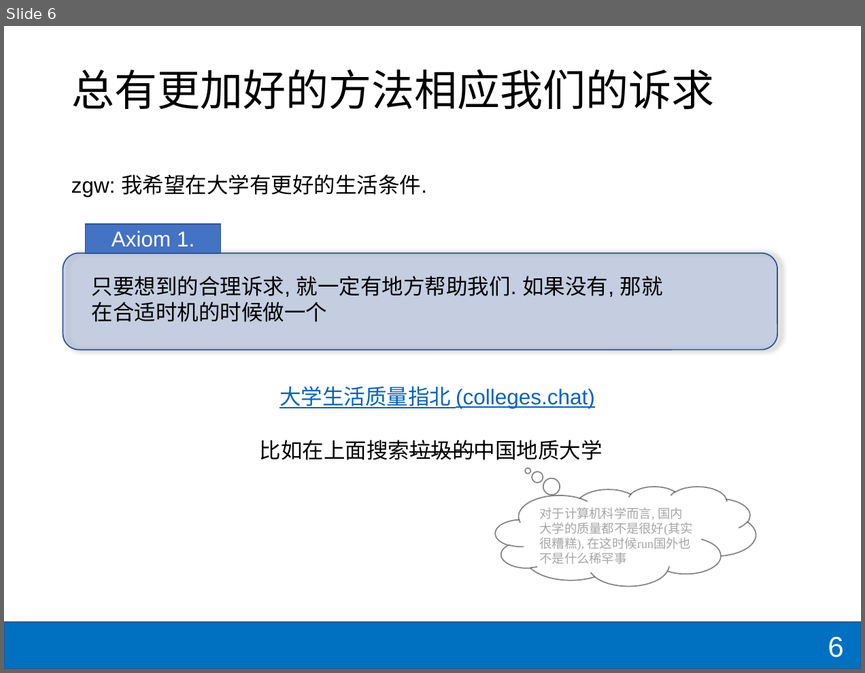
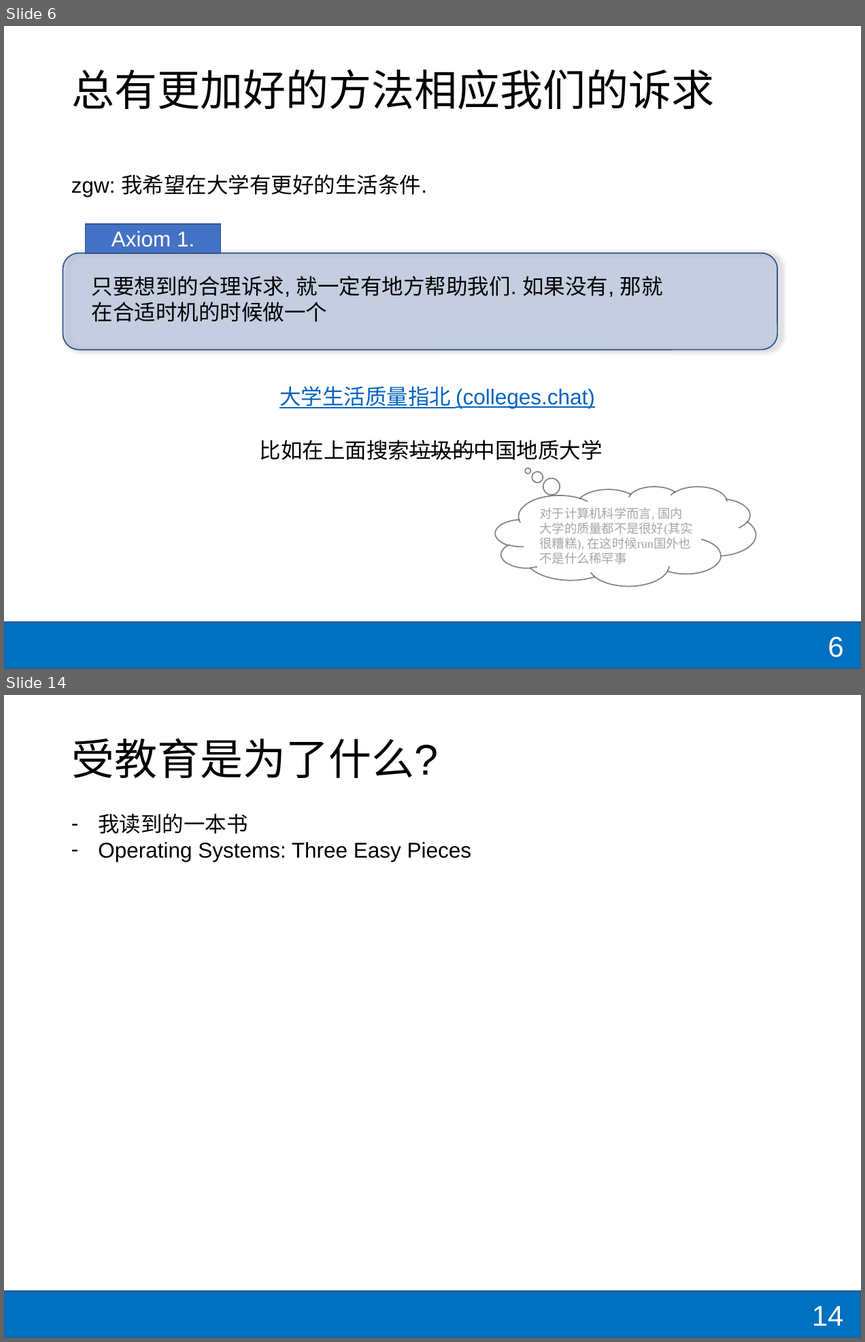
Before and after one commit to shzaiz/dx-public, a slide deck: notes/notes/Unilink/overview.pptx. Shown one above the other, each under a label of ours: slide 6 before the commit, slides 6 and 14 after it; the slides between them are not shown. The pictures are 865x673 and 865x1342 pixels, drawn with LibreOffice and Linux fonts; fonts in the diff are those of the drawing. Boxes give left, top, right and bottom in pixels: in the first picture for what was removed or moved away, otherwise in the second. Text is boxed around its words. In the diff, an @@ line names an element or a change of style, - is before the commit and + after.

```diff
--- a/notes/notes/Unilink/overview.pptx
+++ b/notes/notes/Unilink/overview.pptx
@@ slide 14 added at [4,695,861,1338], background #FFFFFF; not listed: 1 template element that a slide beside it also shows @@
@@ title added at [71,738,438,778], 36 pt, text #000000 @@
+受教育是为了什么?
@@ text added at [98,813,471,862], 18 pt, text #000000 @@
+– 我读到的一本书
+– Operating Systems: Three Easy Pieces
@@ page number added at [812,1306,844,1325], 24 pt, text #FFFFFF @@
+14
```
Also in this commit, not shown: 4 slides changed, 7 other slides added, 1 other file.
